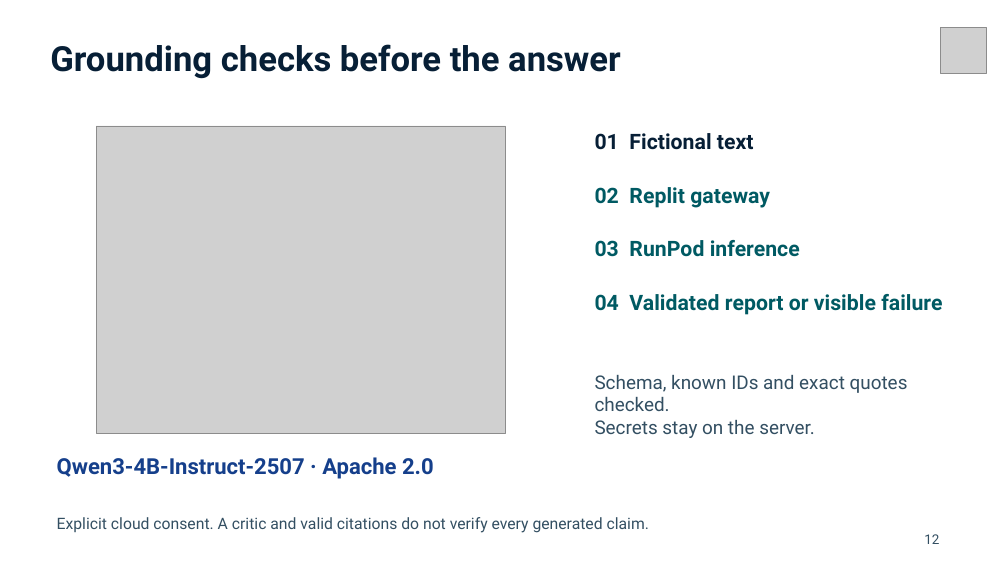
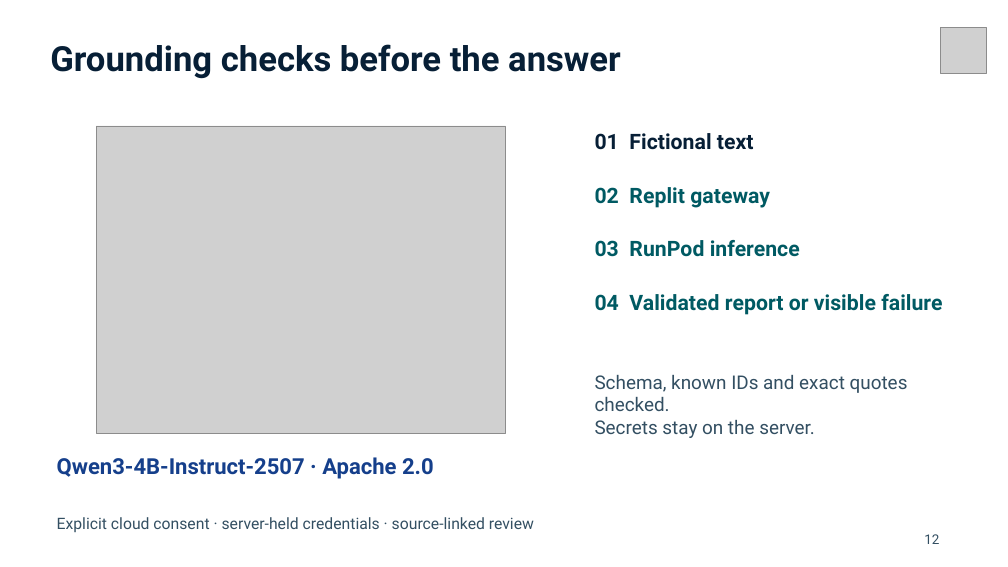
Before and after one commit to hzqfarhan/SDC2026-SELADEVSUTHM, a slide deck: slide 12 of submission-materials/SHIFTATLAS_PitchDeck.pptx. Drawn at 1008x567 pixels with LibreOffice and Linux fonts; fonts in the diff are those of the drawing; grey boxes stand for pictures; background and template pictures are left out. Boxes give left, top, right and bottom in pixels: in the first picture for what was removed or moved away, otherwise in the second. Text is boxed around its words. In the diff, an @@ line names an element or a change of style, - is before the commit and + after.

```diff
--- a/submission-materials/SHIFTATLAS_PitchDeck.pptx
+++ b/submission-materials/SHIFTATLAS_PitchDeck.pptx
@@ text at [57,517,534,532]: text changed @@
-Explicit cloud consent. A critic and valid citations do not verify every generated claim.
+Explicit cloud consent · server-held credentials · source-linked review
```
Also in this commit, not shown: 3 other slides changed, 12 other files.
